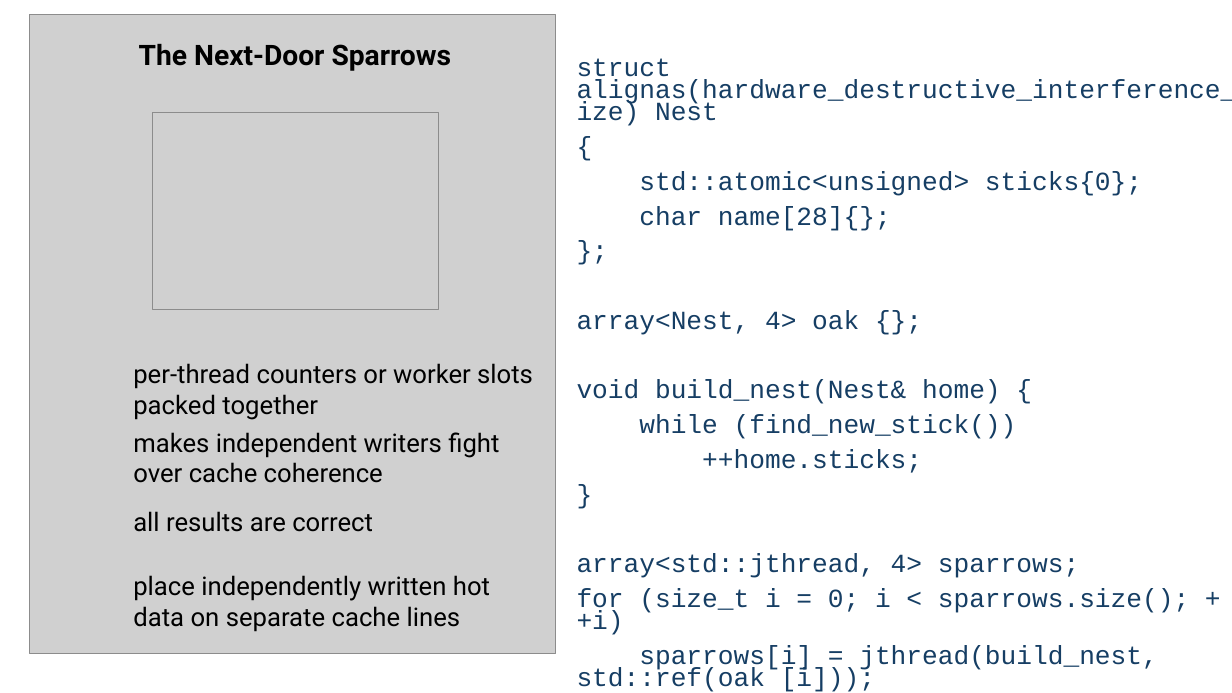
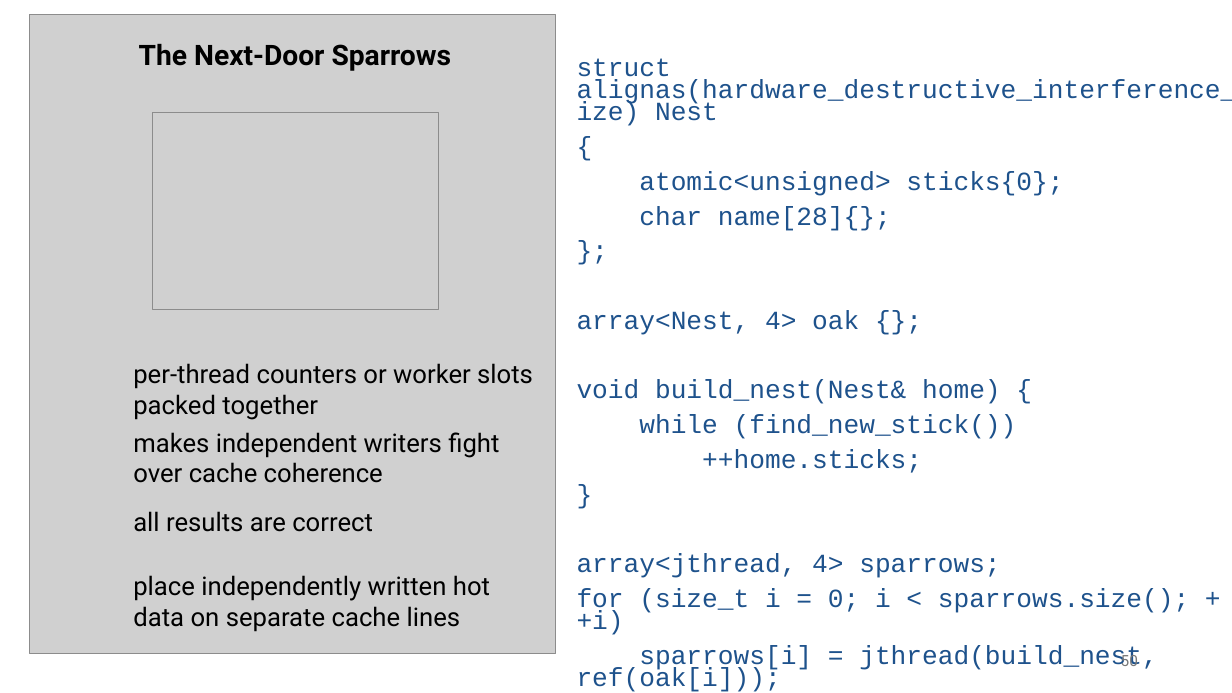
Before and after one commit to EmptySquareBubble/once_upon_a_thread, a slide deck: slide 50 of slides/Once Upon a Thread.pptx (slide 51 before the commit). Drawn at 1232x693 pixels with LibreOffice and Linux fonts; fonts in the diff are those of the drawing; grey boxes stand for pictures; background and template pictures are left out. Boxes give left, top, right and bottom in pixels: in the first picture for what was removed or moved away, otherwise in the second. Text is boxed around its words. In the diff, an @@ line names an element or a change of style, - is before the commit and + after.

```diff
--- a/slides/Once Upon a Thread.pptx
+++ b/slides/Once Upon a Thread.pptx
@@ text at (x1=577, y1=58, x2=1232, y2=635): text colour #163E64 to #1E528C in "struct alignas(hardware_destructive_interference_size) Nest", "{", "char name[28]{};", "};" and 6 more places @@
@@ text at (x1=639, y1=171, x2=1063, y2=196): text changed; text colour #163E64 to #1E528C @@
-std::atomic<unsigned> sticks{0};
+atomic<unsigned> sticks{0};
@@ text at (x1=577, y1=554, x2=1000, y2=578): text changed; text colour #163E64 to #1E528C @@
-array<std::jthread, 4> sparrows;
+array<jthread, 4> sparrows;
@@ text at (x1=577, y1=646, x2=1158, y2=692): text changed; text colour #163E64 to #1E528C @@
-sparrows[i] = jthread(build_nest, std::ref(oak [i]));
+sparrows[i] = jthread(build_nest, ref(oak[i]));
@@ page number added at (x1=1121, y1=653, x2=1138, y2=666), 12 pt, text #797979 @@
+50
```
Also in this commit, not shown: 61 other slides changed, 2 slides added, 3 slides removed.
